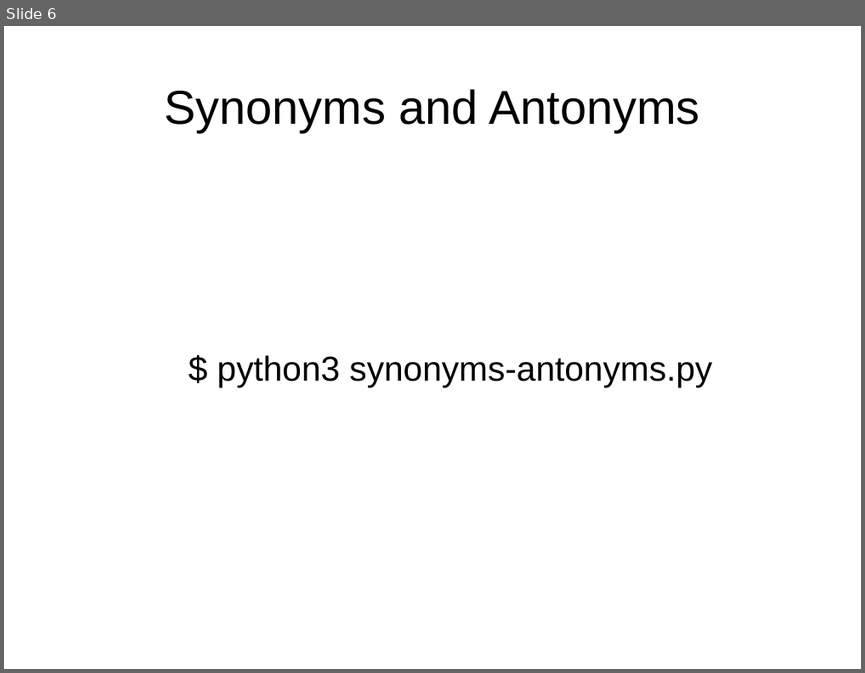
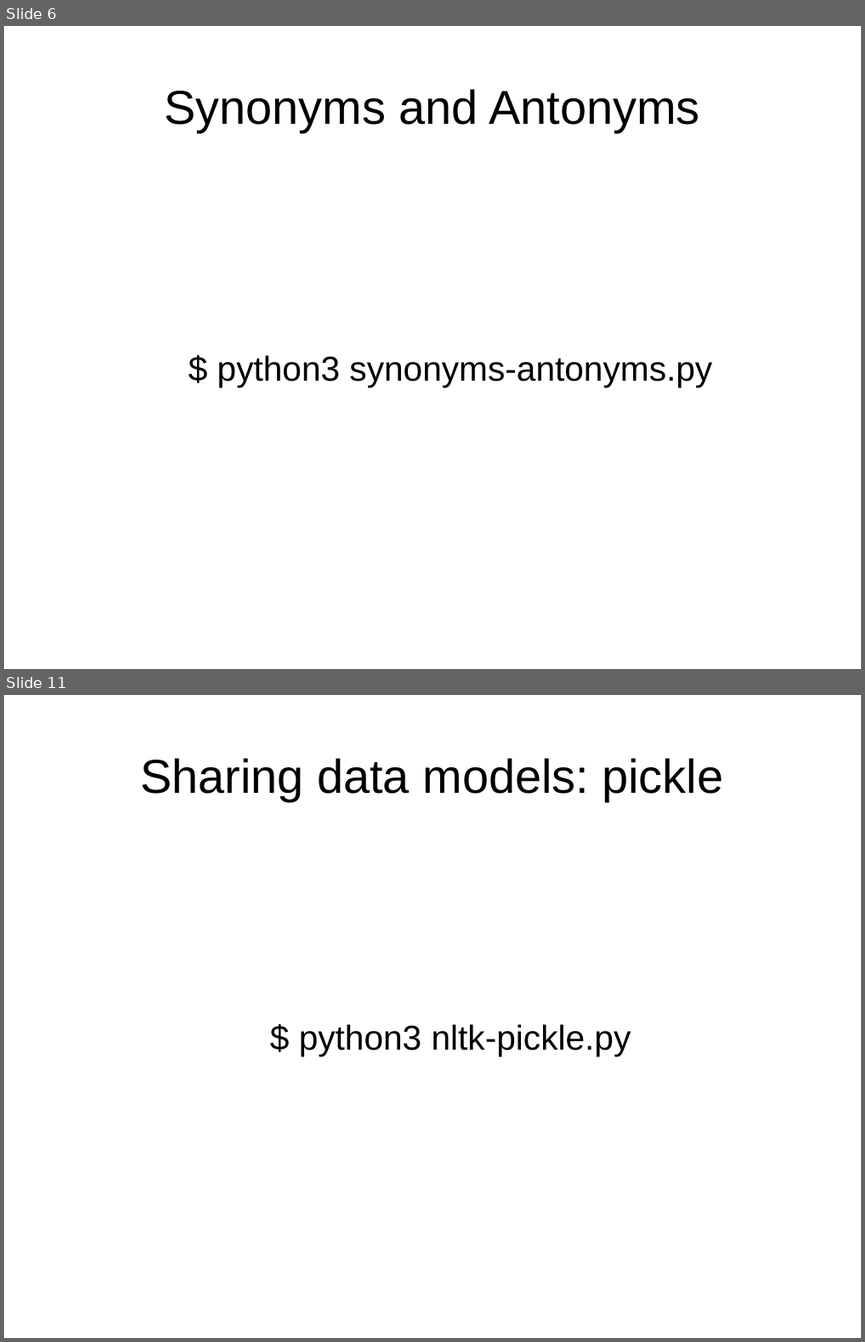
Before and after one commit to davidam/python-examples, a slide deck: nlp/nltk/nltk.odp. Shown one above the other, each under a label of ours: slide 6 before the commit, slides 6 and 11 after it; the slides between them are not shown. The pictures are 865x673 and 865x1342 pixels, drawn with LibreOffice and Linux fonts; fonts in the diff are those of the drawing. Boxes give left, top, right and bottom in pixels: in the first picture for what was removed or moved away, otherwise in the second. Text is boxed around its words. In the diff, an @@ line names an element or a change of style, - is before the commit and + after.

Commit message:
nltk.odp: more slides

```diff
--- a/nlp/nltk/nltk.odp
+++ b/nlp/nltk/nltk.odp
@@ slide 11 added at [4, 695, 861, 1338], background #FFFFFF @@
@@ title added at [140, 758, 724, 801], 44 pt, text #000000 @@
+Sharing data models: pickle
@@ text added at [299, 1024, 631, 1056], 32 pt, text #000000 @@
+$ python3 nltk-pickle.py
```
Also in this commit, not shown: 2 slides changed, 2 other slides added, 1 slide removed.
